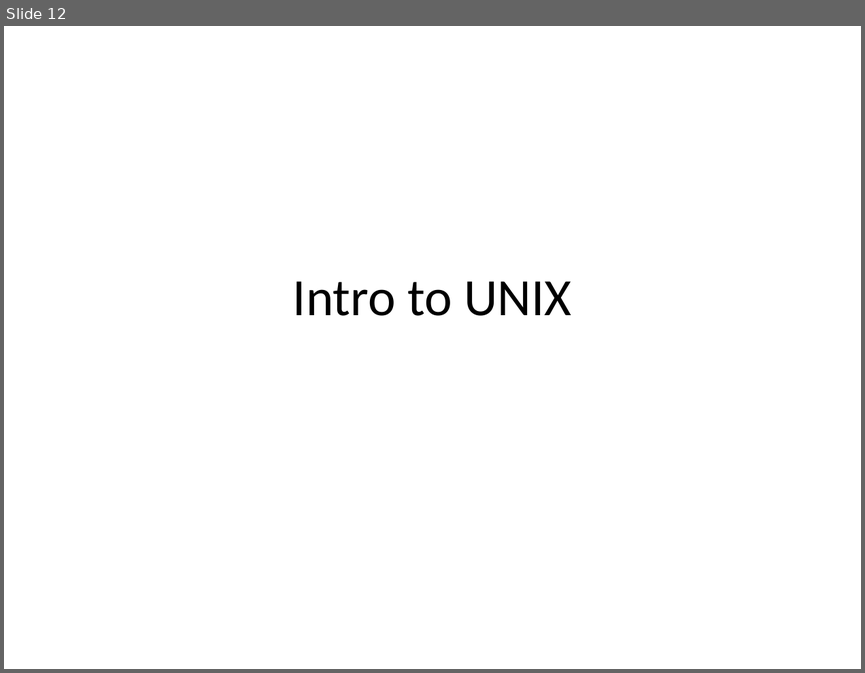
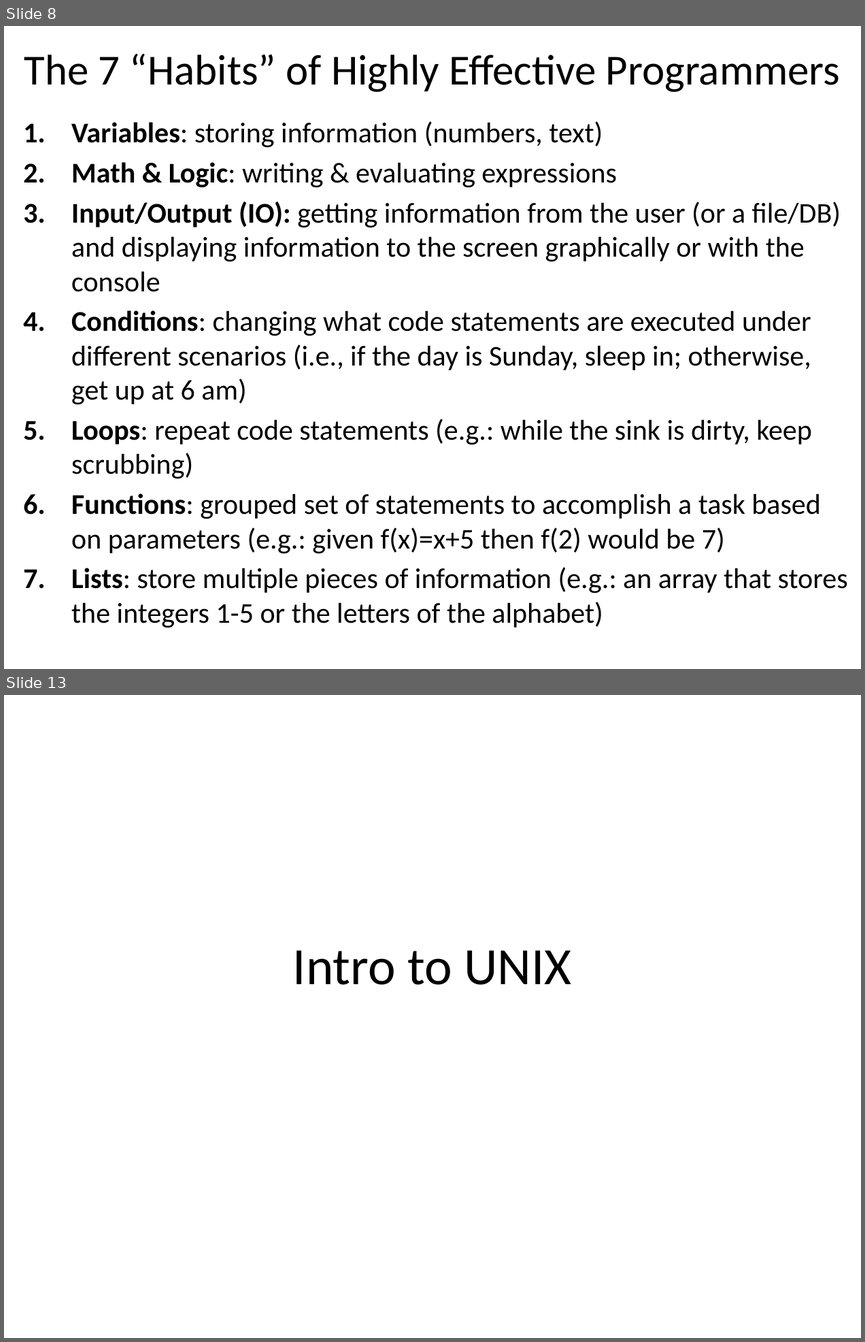
Before and after one commit to emhill/117-S15, a slide deck: src/morea/materials/02-7BasicProgrammingConcepts.pptx. Shown one above the other, each under a label of ours: slide 12 before the commit, slides 8 and 13 after it; the slides between them are not shown. The pictures are 865x673 and 865x1342 pixels, drawn with LibreOffice and Linux fonts; fonts in the diff are those of the drawing. Boxes give left, top, right and bottom in pixels: in the first picture for what was removed or moved away, otherwise in the second. Text is boxed around its words. In the diff, an @@ line names an element or a change of style, - is before the commit and + after.

```diff
--- a/src/morea/materials/02-7BasicProgrammingConcepts.pptx
+++ b/src/morea/materials/02-7BasicProgrammingConcepts.pptx
@@ slide 8 added at (4, 26, 861, 669), background #FFFFFF @@
@@ title added at (24, 53, 840, 92), 36 pt, text #000000 @@
+The 7 “Habits” of Highly Effective Programmers
@@ text added at (71, 121, 848, 628), 24 pt, text #000000 @@
+1. Variables: storing information (numbers, text)
+2. Math & Logic: writing & evaluating expressions
+3. Input/Output (IO): getting information from the user (or a file/DB) and displaying information to the screen graphically or with the console
+4. Conditions: changing what code statements are executed under different scenarios (i.e., if the day is Sunday, sleep in; otherwise, get up at 6 am)
+5. Loops: repeat code statements (e.g.: while the sink is dirty, keep scrubbing)
+6. Functions: grouped set of statements to accomplish a task based on parameters (e.g.: given f(x)=x+5 then f(2) would be 7)
+7. Lists: store multiple pieces of information (e.g.: an array that stores the integers 1-5 or the letters of the alphabet)
@@ what was slide 12 is now slide 13 @@
```
Also in this commit, not shown: 4 slides changed, 1 other slide added, 1 slide removed, 27 other files.
